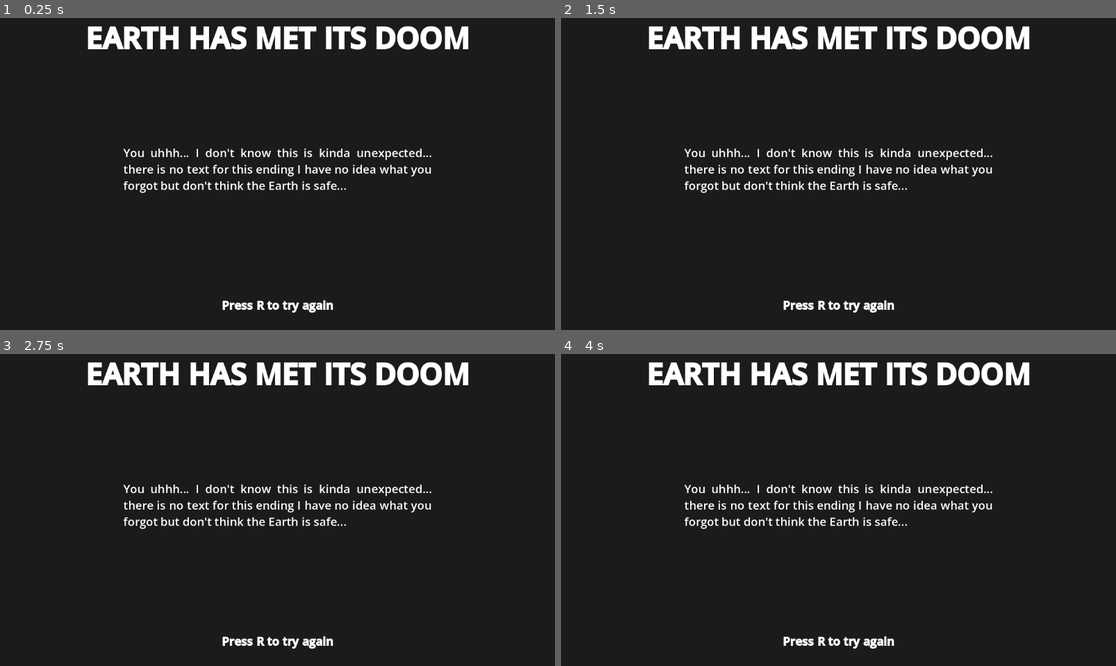
Above: before the commit, frames 1-4 (two rows, left to right).
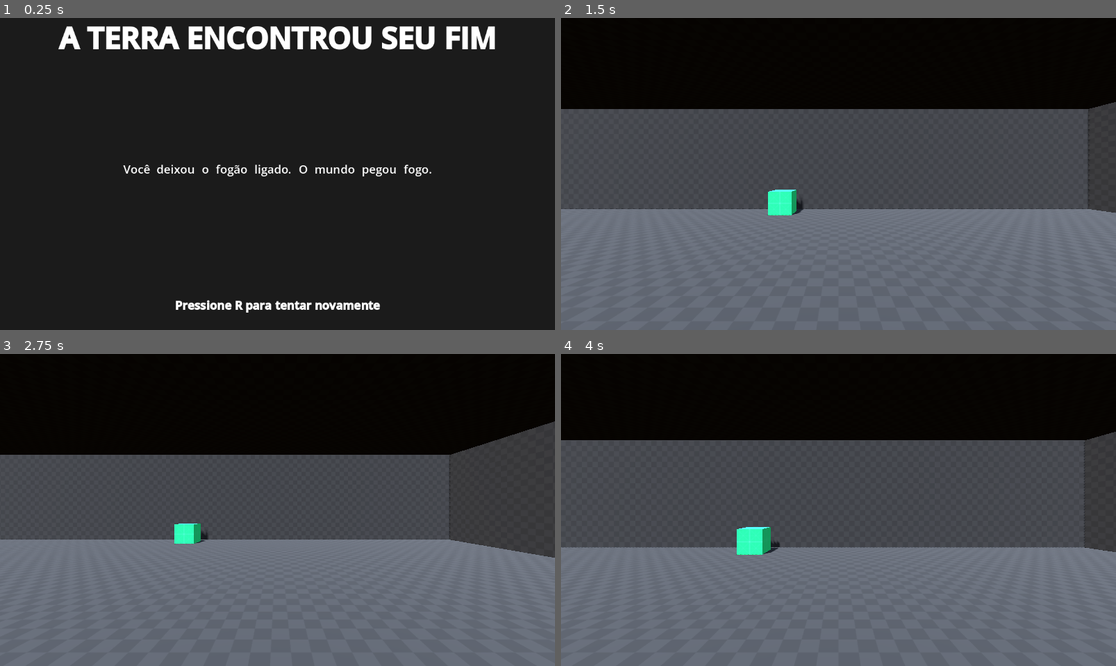
Above: after the commit, the same moments.

Repository: grandeisa/cover-jam
Game: Godot game, scene res://scenes/end_scene.tscn
The game is run twice, just before and just after one commit, with the same random seed, the same clock (stepped at 60 frames per second) and the same inputs. This scene is started directly instead of the project's main scene.
Inputs:
- Up to frame 1 (0.25 s): no input
- Up to frame 2 (1.5 s): tap R (p_reset, bound only after the commit) at 0.5, 1.25 s; hold D (p_right) 0.53-1.28 s; tap E (p_interact) at 0.6, 1.35 s; hold S (p_backward) from 1.28 s (still down)
- Up to frame 3 (2.75 s): tap R (p_reset, bound only after the commit) at 2 s; release S (p_backward) at 2.03 s; hold D (p_right) from 2.03 s (still down); tap E (p_interact) at 2.1 s
- Up to frame 4 (4 s): tap R (p_reset, bound only after the commit) at 2.75, 3.5 s; release D (p_right) at 2.78 s; hold W (p_forward) 2.78-3.53 s; tap E (p_interact) at 2.85, 3.6 s; hold A (p_left) from 3.53 s (still down)

The runs differ from the first frame. In frame 1, 6.0% of the frame differs, in the area x 10-90%, y 2-95%; in frame 2, 100%; in frame 3, 100%, in the area x 0-100%, y 0-100%; in frame 4, 100%.

Commit message:
Add ending text detection and reset behaviour to ending scene

Diff:
--- a/project.godot
+++ b/project.godot
@@ -55,6 +55,11 @@
 , Object(InputEventMouseButton,"resource_local_to_scene":false,"resource_name":"","device":-1,"window_id":0,"alt_presse …(244 unchanged characters)…
 ]
 }
+p_reset={
+"deadzone": 0.2,
+"events": [Object(InputEventKey,"resource_local_to_scene":false,"resource_name":"","device":-1,"window_id":0,"alt_pressed":false,"shift_pressed":false,"ctrl_pressed":false,"meta_pressed":false,"pressed":false,"keycode":0,"physical_keycode":82,"key_label":0,"unicode":114,"location":0,"echo":false,"script":null)
+]
+}
 
 [layer_names]
 
--- a/scenes/end_scene.tscn
+++ b/scenes/end_scene.tscn
@@ -1,4 +1,6 @@
 [gd_scene format=3 uid="uid://cg72ioxg3iflu"]
+
+[ext_resource type="Script" uid="uid://def47nqx7oxsq" path="res://scripts/end_scene.gd" id="1_nld2j"]
 
 [sub_resource type="StyleBoxFlat" id="StyleBoxFlat_wtt65"]
 bg_color = Color(0.011764706, 0.011764706, 0.011764706, 0.67058825)
@@ -7,7 +9,10 @@
 content_margin_left = 256.0
 content_margin_right = 256.0
 
-[node name="EndScene" type="Node2D" unique_id=1808120751]
+[node name="EndScene" type="Node2D" unique_id=1808120751 node_paths=PackedStringArray("_content_label")]
+script = ExtResource("1_nld2j")
+_game_scene_path = "res://scenes/test_house_scene.tscn"
+_content_label = NodePath("UILayer/VBoxContainer/Content")
 
 [node name="UILayer" type="CanvasLayer" parent="." unique_id=223964238]
 
@@ -31,7 +36,7 @@
 theme_override_font_sizes/normal_font_size = 60
 theme_override_font_sizes/bold_font_size = 60
 bbcode_enabled = true
-text = "[b]EARTH HAS MET ITS DOOM[/b]"
+text = "[b]A TERRA ENCONTROU SEU FIM[/b]"
 fit_content = true
 horizontal_alignment = 1
 vertical_alignment = 1
@@ -52,7 +57,7 @@
 theme_override_font_sizes/bold_font_size = 24
 bbcode_enabled = true
 text = "
-[b]Press R to try again[/b]
+[b]Pressione R para tentar novamente[/b]
 
 "
 fit_content = true
--- /dev/null
+++ b/scripts/end_scene.gd
@@ -0,0 +1,19 @@
+extends Node2D
+
+## Path of the scene to be change into when [code]p_reset[/code] is pressed.
+@export_file_path var _game_scene_path: String = ""
+
+## Label containing the ending's content text.
+@export var _content_label: RichTextLabel
+
+func _ready() -> void:
+	var ending: String = EventManager.get_first_event_ending_text()
+	if not ending.is_empty():
+		_content_label.text = ending
+
+
+# Called every frame. 'delta' is the elapsed time since the previous frame.
+func _process(_delta: float) -> void:
+	if Input.is_action_just_pressed("p_reset"):
+		EventManager.reset()
+		get_tree().change_scene_to_file(_game_scene_path)
Not shown, added: scripts/end_scene.gd.uid
